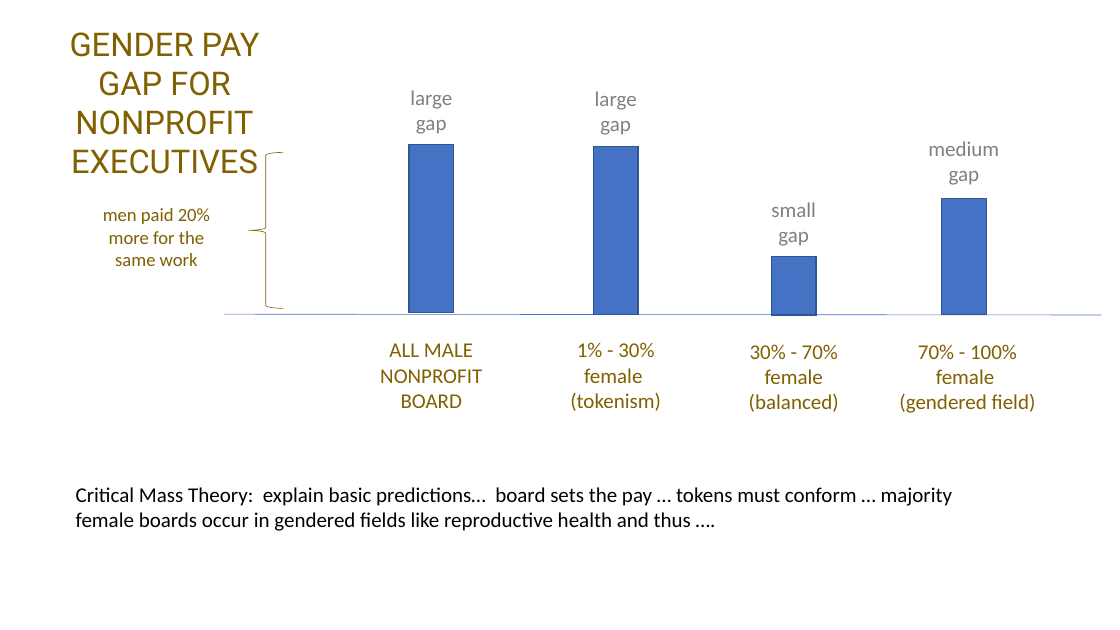
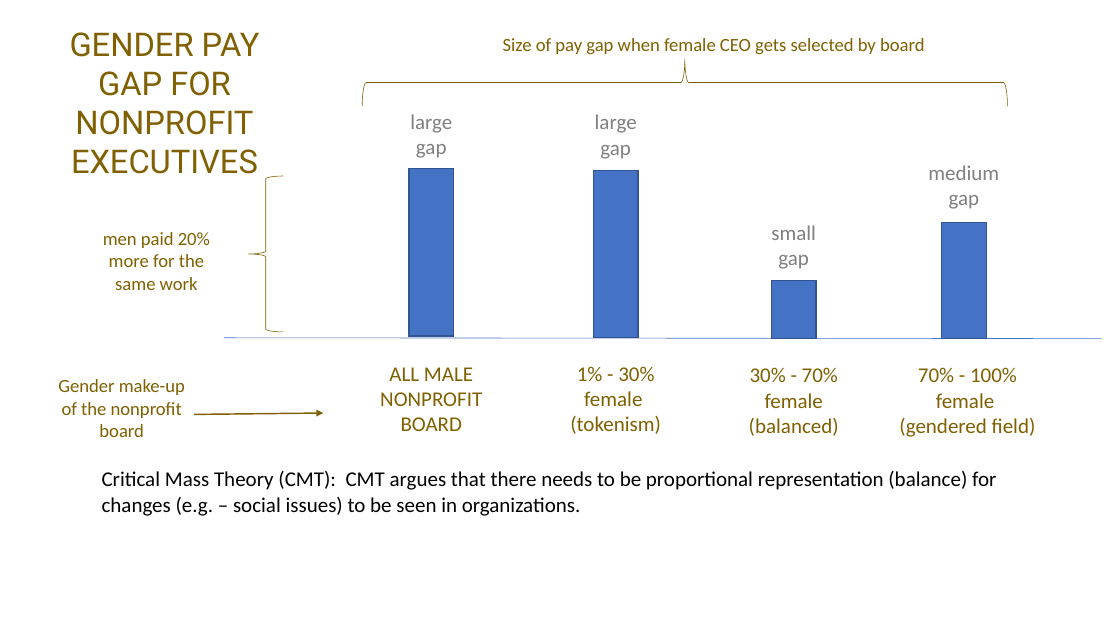
Before and after one commit to DS4PS/cpp-524-sum-2020, a slide deck: slide 24 of lectures/p-04-diagram-your-research-design.pptx. Drawn at 1120x630 pixels with LibreOffice and Linux fonts; fonts in the diff are those of the drawing. Boxes give left, top, right and bottom in pixels: in the first picture for what was removed or moved away, otherwise in the second. Text is boxed around its words. In the diff, an @@ line names an element or a change of style, - is before the commit and + after.

```diff
--- a/lectures/p-04-diagram-your-research-design.pptx
+++ b/lectures/p-04-diagram-your-research-design.pptx
@@ left brace added at box(363, 58, 1008, 106), outline #806000 0.5 pt @@
@@ text added at box(503, 38, 925, 55), 16 pt, text #806000 @@
+Size of pay gap when female CEO gets selected by board
@@ 9 texts, 4 rectangles, 1 line, 1 left brace: place and size @@
-9 texts, 4 rectangles, 1 line, 1 left brace at box(103, 90, 1102, 413)
+9 texts, 4 rectangles, 1 line, 1 left brace at box(103, 114, 1102, 437)
@@ text added at box(58, 379, 185, 437), 16 pt, text #806000 @@
+Gender make-up of the nonprofit board
@@ arrow added from (194, 414) to (323, 413), #806000 1.25 pt @@
@@ text at box(102, 471, 996, 516): text changed @@
-Critical Mass Theory: explain basic predictions… board sets the pay … tokens must conform … majority female boards occur in gendered fields like reproductive health and thus ….
+Critical Mass Theory (CMT): CMT argues that there needs to be proportional representation (balance) for changes (e.g. – social issues) to be seen in organizations.
```
Also in this commit, not shown: 1 other slide changed, 2 slides added, 11 other files.
